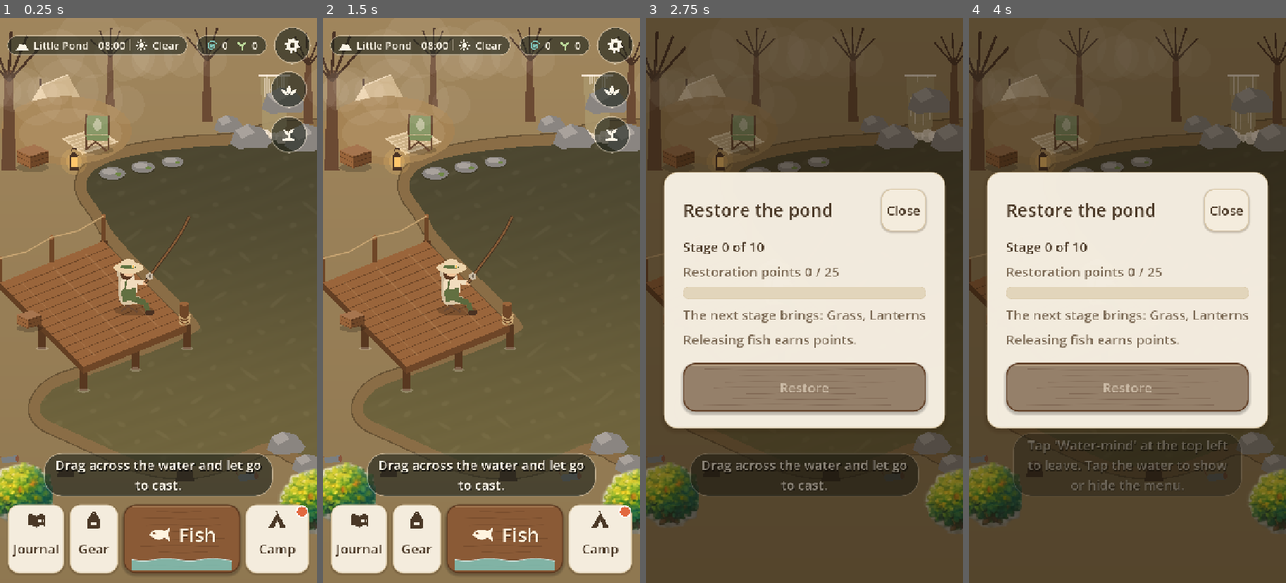
Above: before the commit, frames 1-4 (left to right).
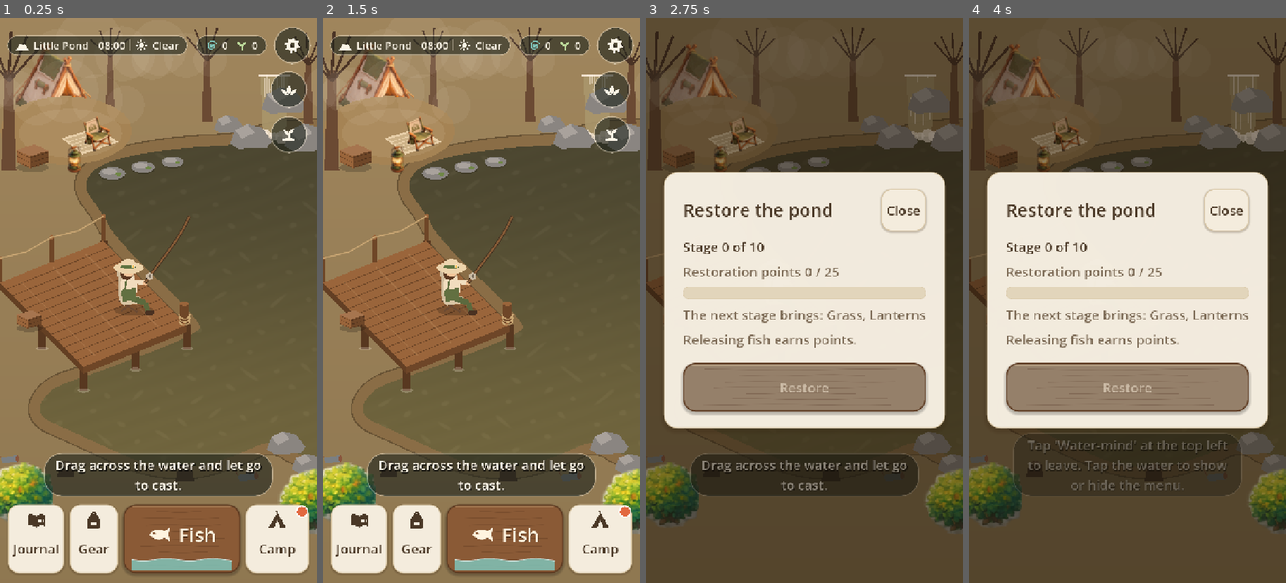
Above: after the commit, the same moments.

Repository: jeiel85/ripple-garden
Game: Godot game, scene res://world/game_root.tscn
The game is run twice, just before and just after one commit, with the same random seed, the same clock (stepped at 60 frames per second) and the same inputs.
Inputs (mouse positions are in pixels of both pictures, inside the frame that each line leads up to):
- Up to frame 1 (0.25 s): no input
- Up to frame 2 (1.5 s): click (611, 91) at 0.52 s; click "Water-mind" at 1.25 s
- Up to frame 3 (2.75 s): click (934, 136) at 2.02 s
- Up to frame 4 (4 s): tap Enter at 2.75 s; drag from (1127, 300) to (1159, 176) at 2.77 s; tap Space at 3.5 s; drag from (1064, 328) to (1111, 413) at 3.52 s

The runs differ from the first frame. In frame 1, 1.7% of the frame differs, in the area x 4-36%, y 5-28%; in frame 2, 1.7%; in frame 3, 1.0%; in frame 4, 1.0%.

Commit message:
feat(art): Asset Drop 03 — 장비 아이템 28장과 캠프 소품 8장, 장비 화면 그림 지원
- ItemArt: art/items/<아이템 id>.png가 있으면 장비 화면이 도형 대신 그 그림을 그린다(D-029).
  테스트 2개: 그림이 있는 아이템은 그림, 없는 아이템은 도형 / 배포 그림 이름이 실제 아이템 id인지.
- tools/import_art_drop.py: 시트 그림이 격자 칸을 넘나들어서 칸 대신 시트의 큰 덩어리를 읽는 순서로
  고른다. 칸 경계에서 고양이 꼬리가 잘리던 문제(Codex #26)도 이걸로 고쳤다.
- 낚싯대 12, 미끼 11, 가방 4, 밀짚모자, 캠프 소품 8(텐트·체어·테이블·랜턴·화분·새집·모닥불·표지판).
  캠프 소품은 월드와 캠프 화면 카드에 같이 쓰인다.
- Drop 04(지도·아이콘)는 지금 것보다 낫지 않아 넣지 않았다. 이유와 빈칸은 placeholders README·BACKLOG.

Co-Authored-By: Claude Opus 5.5 <noreply@anthropic.com>

Diff:
--- a/godot/art/art_library.gd
+++ b/godot/art/art_library.gd
@@ -10,6 +10,7 @@
 ##   character/angler_<pose>.png                                    (idle, cast, bite, reel, hold)
 ##   fish/<fish id>_top.png, <fish id>_side.png                     (head right / head left)
 ##   props/<prop kind>.png, <prop kind>_02.png, ...                 (variants are picked per position)
+##   items/<item id>.png                                            (equipment screen: rods, baits, bags, accessories)
 ##
 ## How large a picture is drawn and which point of it sits on the anchor comes from `art.json`
 ## ({category: {"*": defaults, name: overrides}}), so tuning the placement is a data change.
--- a/godot/tests/unit/test_art_library.gd
+++ b/godot/tests/unit/test_art_library.gd
@@ -222,3 +222,25 @@
 	carp.free()
 	minnow.free()
 	_restore()
+
+func test_an_equipment_item_uses_its_picture_when_there_is_one() -> void:
+	_with_fixtures()
+	var art := ItemArt.new("rod", "rod_bamboo")
+	assert_true(art.has_art())
+	art.show_item("rod", "rod_light")
+	assert_false(art.has_art(), "an item without a picture keeps its shapes")
+	art.free()
+	_restore()
+
+func test_shipped_item_pictures_are_named_after_real_items() -> void:
+	_restore()
+	const CATEGORIES := {"rod_": "rod", "bait_": "bait", "bag_": "bag", "acc_": "accessory"}
+	for file in DirAccess.get_files_at(ArtLibrary.DEFAULT_ROOT + "/items"):
+		if not file.ends_with(".png"):
+			continue
+		var id := file.get_basename()
+		var category := ""
+		for prefix in CATEGORIES:
+			if id.begins_with(prefix):
+				category = CATEGORIES[prefix]
+		assert_false(category.is_empty() or ContentDB.get_item(category, id).is_empty(), "art/items/%s names no equipment item" % file)
--- a/godot/ui/item_art.gd
+++ b/godot/ui/item_art.gd
@@ -1,8 +1,8 @@
 class_name ItemArt
 extends Control
 
-## Placeholder picture of an equipment item for the equipment screen (mockup 05), until the item art of
-## assets/design/ASSET_REQUESTS.md §6 arrives: a soft round backdrop tinted by grade, and the item drawn
+## Picture of an equipment item for the equipment screen (mockup 05): a soft round backdrop tinted by
+## grade and the item's drawn art, `art/items/<item id>.png` (D-029). An item without a picture is drawn
 ## from simple shapes — a rod with cork grip and reel, a bait by its kind, a backpack in the bag's
 ## colour, a hat in the accessory's colours. Locked items are drawn faded.
 
@@ -29,6 +29,10 @@
 	faded = p_faded
 	queue_redraw()
 
+## True when the shown item is drawn from its picture rather than shapes.
+func has_art() -> bool:
+	return ArtLibrary.has("items", item_id)
+
 func _draw() -> void:
 	var def := ContentDB.get_item(category, item_id)
 	if def.is_empty():
@@ -39,11 +43,15 @@
 	draw_circle(center, radius, GRADE_TINTS.get(grade, GRADE_TINTS["common"]))
 	draw_circle(center + Vector2(-radius * 0.3, -radius * 0.25), radius * 0.35, Color(1, 1, 1, 0.25))
 	var s := radius / 50.0
-	match category:
-		"rod": _rod(center, s, GRADE_ACCENTS.get(grade, GRADE_ACCENTS["common"]), grade == "event")
-		"bait": _bait(center, s, def.get("tags", []))
-		"bag": _bag(center, s, Color(def.get("color", "#6f8a5a")))
-		"accessory": _hat(center, s, Color(def.get("hat", "#ece0c2")), Color(def.get("band", "#5f7a4a")))
+	var art := ArtLibrary.texture("items", item_id)
+	if art != null:
+		draw_texture_rect(art, ArtLibrary.fit_rect(art, Rect2(center - Vector2.ONE * radius * 0.82, Vector2.ONE * radius * 1.64)), false)
+	else:
+		match category:
+			"rod": _rod(center, s, GRADE_ACCENTS.get(grade, GRADE_ACCENTS["common"]), grade == "event")
+			"bait": _bait(center, s, def.get("tags", []))
+			"bag": _bag(center, s, Color(def.get("color", "#6f8a5a")))
+			"accessory": _hat(center, s, Color(def.get("hat", "#ece0c2")), Color(def.get("band", "#5f7a4a")))
 	if faded:
 		draw_circle(center, radius, Color(0.95, 0.92, 0.86, 0.55))
 		draw_texture_rect(UiIcons.texture("lock"), Rect2(center - Vector2(18, 18) * s * 1.2, Vector2(36, 36) * s * 1.2), false, Color(UiTheme.INK, 0.8))
Binary file added: godot/art/items/acc_straw_hat.png
Not shown, added: godot/art/items/acc_straw_hat.png.import
Binary file added: godot/art/items/bag_basic.png
Not shown, added: godot/art/items/bag_basic.png.import
Binary file added: godot/art/items/bag_camping.png
Not shown, added: godot/art/items/bag_camping.png.import
Binary file added: godot/art/items/bag_leather.png
Not shown, added: godot/art/items/bag_leather.png.import
Binary file added: godot/art/items/bag_sea.png
Not shown, added: godot/art/items/bag_sea.png.import
Binary file added: godot/art/items/bait_berry.png
Not shown, added: godot/art/items/bait_berry.png.import
(and 67 more such lines)
